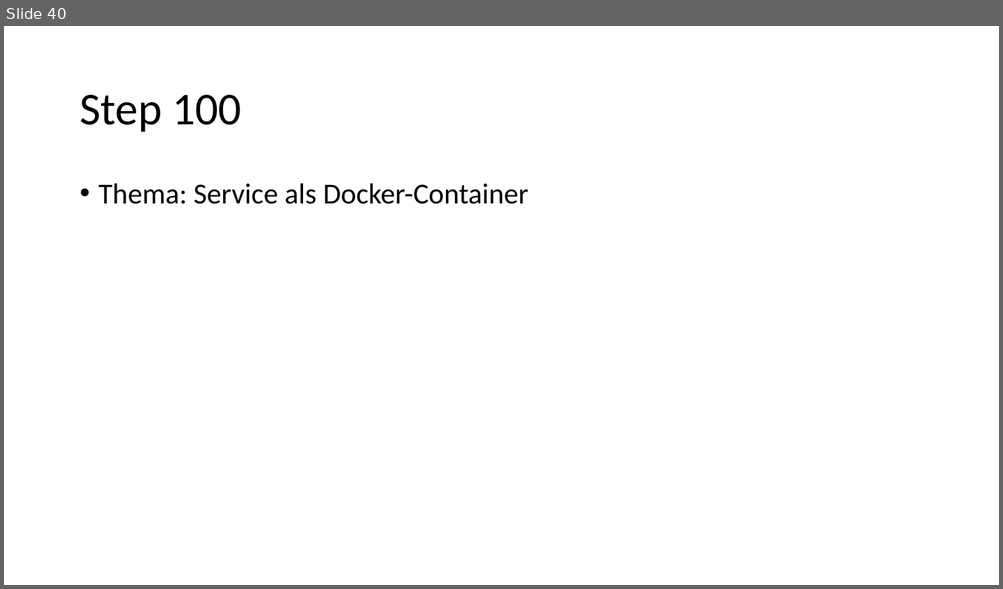
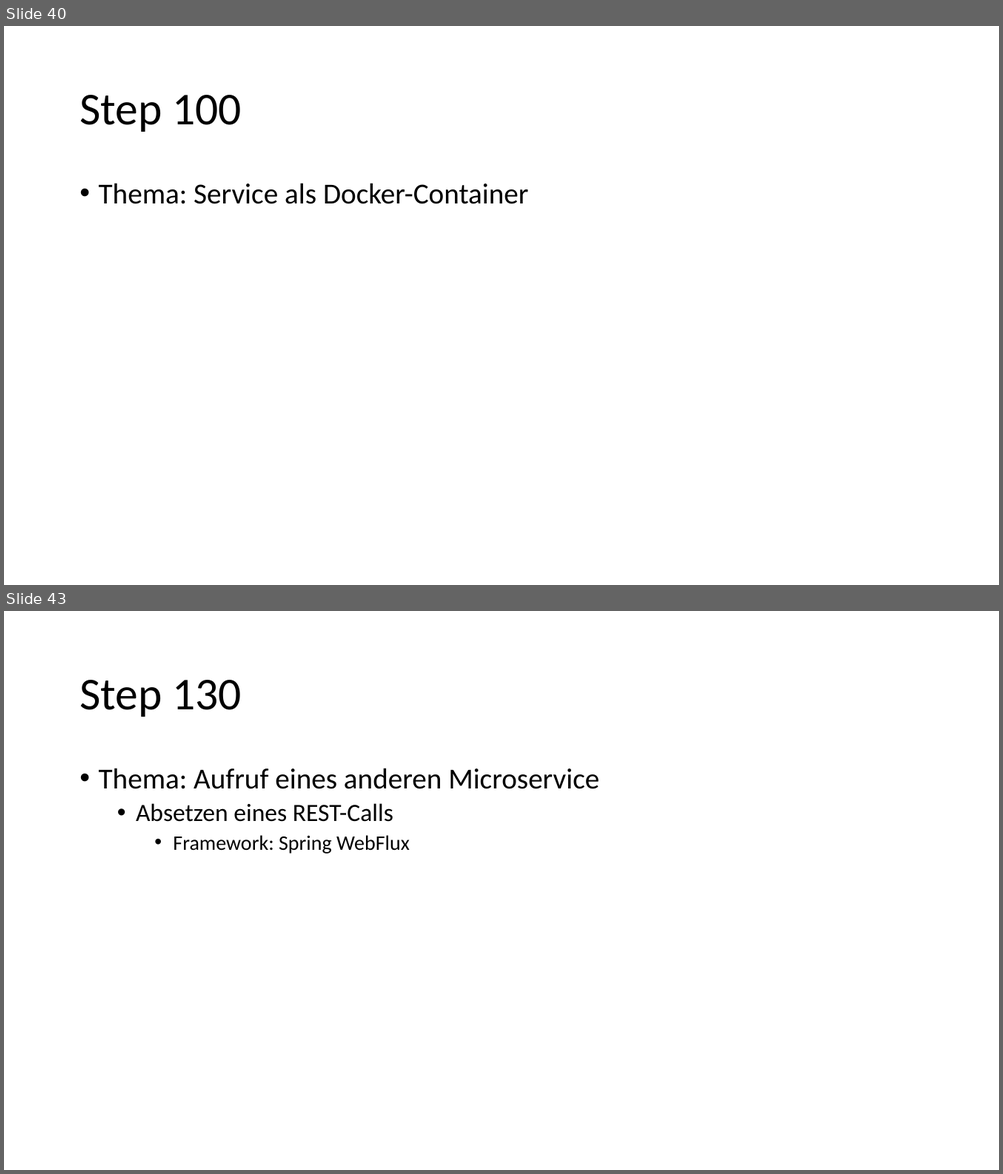
Before and after one commit to igeldo/PR4-SoSe23, a slide deck: Java-Starter.pptx. Shown one above the other, each under a label of ours: slide 40 before the commit, slides 40 and 43 after it; the slides between them are not shown. The pictures are 1003x589 and 1003x1174 pixels, drawn with LibreOffice and Linux fonts; fonts in the diff are those of the drawing. Boxes give left, top, right and bottom in pixels: in the first picture for what was removed or moved away, otherwise in the second. Text is boxed around its words. In the diff, an @@ line names an element or a change of style, - is before the commit and + after.

```diff
--- a/Java-Starter.pptx
+++ b/Java-Starter.pptx
@@ slide 43 added at (4, 611, 999, 1170), background #FFFFFF @@
@@ title added at (79, 680, 242, 717), 44 pt, text #000000 @@
+Step 130
@@ text added at (99, 768, 599, 854), 28 pt, text #000000 @@
+• Thema: Aufruf eines anderen Microservice
+  • Absetzen eines REST-Calls
+    • Framework: Spring WebFlux
```
Also in this commit, not shown: 2 slides changed, 2 other slides added, 1 other file.
